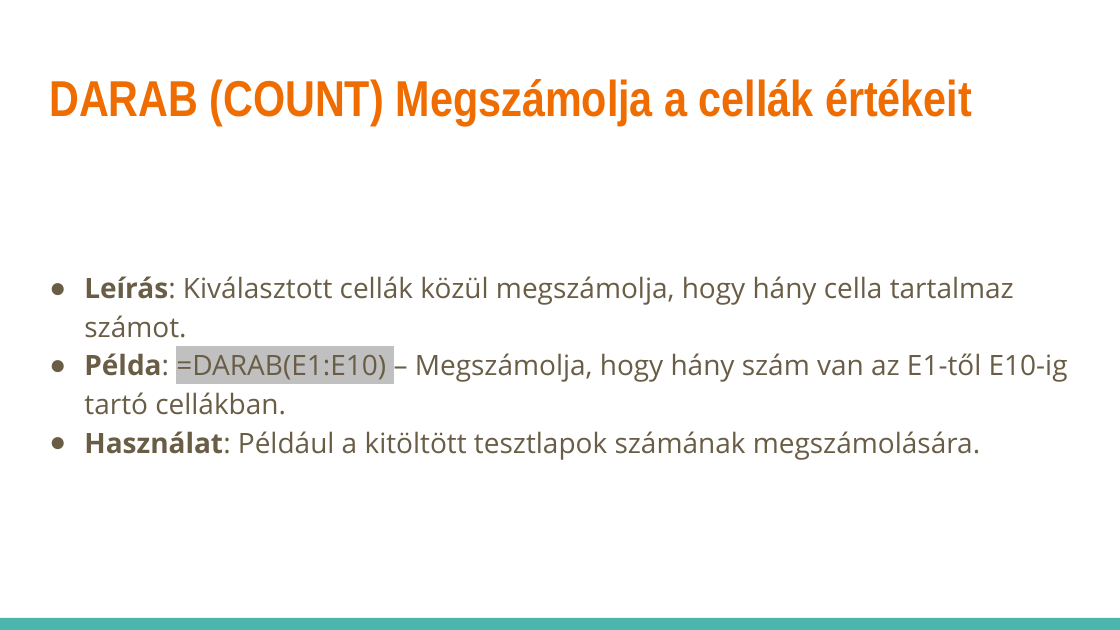
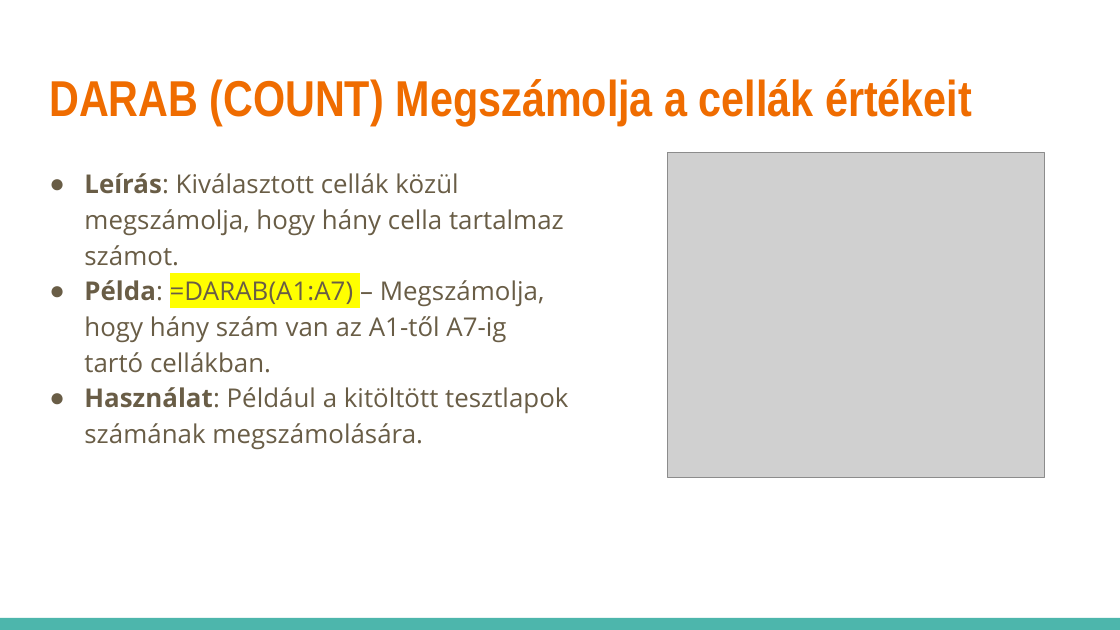
Before and after one commit to pisti72/infoka, a slide deck: slide 23 of excel/Táblázatkezelés.pptx (slide 21 before the commit). Drawn at 1120x630 pixels with LibreOffice and Linux fonts; fonts in the diff are those of the drawing; grey boxes stand for pictures. Boxes give left, top, right and bottom in pixels: in the first picture for what was removed or moved away, otherwise in the second. Text is boxed around its words. In the diff, an @@ line names an element or a change of style, - is before the commit and + after.

```diff
--- a/excel/Táblázatkezelés.pptx
+++ b/excel/Táblázatkezelés.pptx
@@ text "Leírás: Kiválasztott cellák közül megszámolja, ...": place and size @@
-text "Leírás: Kiválasztott cellák közül megszámolja, ..." at bbox=[84, 276, 1068, 460]
+text "Leírás: Kiválasztott cellák közül megszámolja, ..." at bbox=[84, 173, 568, 449]
@@ text at bbox=[84, 173, 568, 449]: size 18 to 16.6 pt in "Leírás: Kiválasztott cellák közül megszámolja, hogy hány ...", "Használat: Például a kitöltött tesztlapok számának megszámol ..." @@
@@ picture added at bbox=[668, 152, 1045, 478] @@
@@ text at bbox=[84, 280, 545, 373]: text changed; size 18 to 16.6 pt @@
-● Példa: =DARAB(E1:E10) – Megszámolja, hogy hány szám van az E1-től E10-ig tartó cellákban.
+● Példa: =DARAB(A1:A7) – Megszámolja, hogy hány szám van az A1-től A7-ig tartó cellákban.
```
Also in this commit, not shown: 14 other slides changed, 4 slides added, 1 slide removed.
